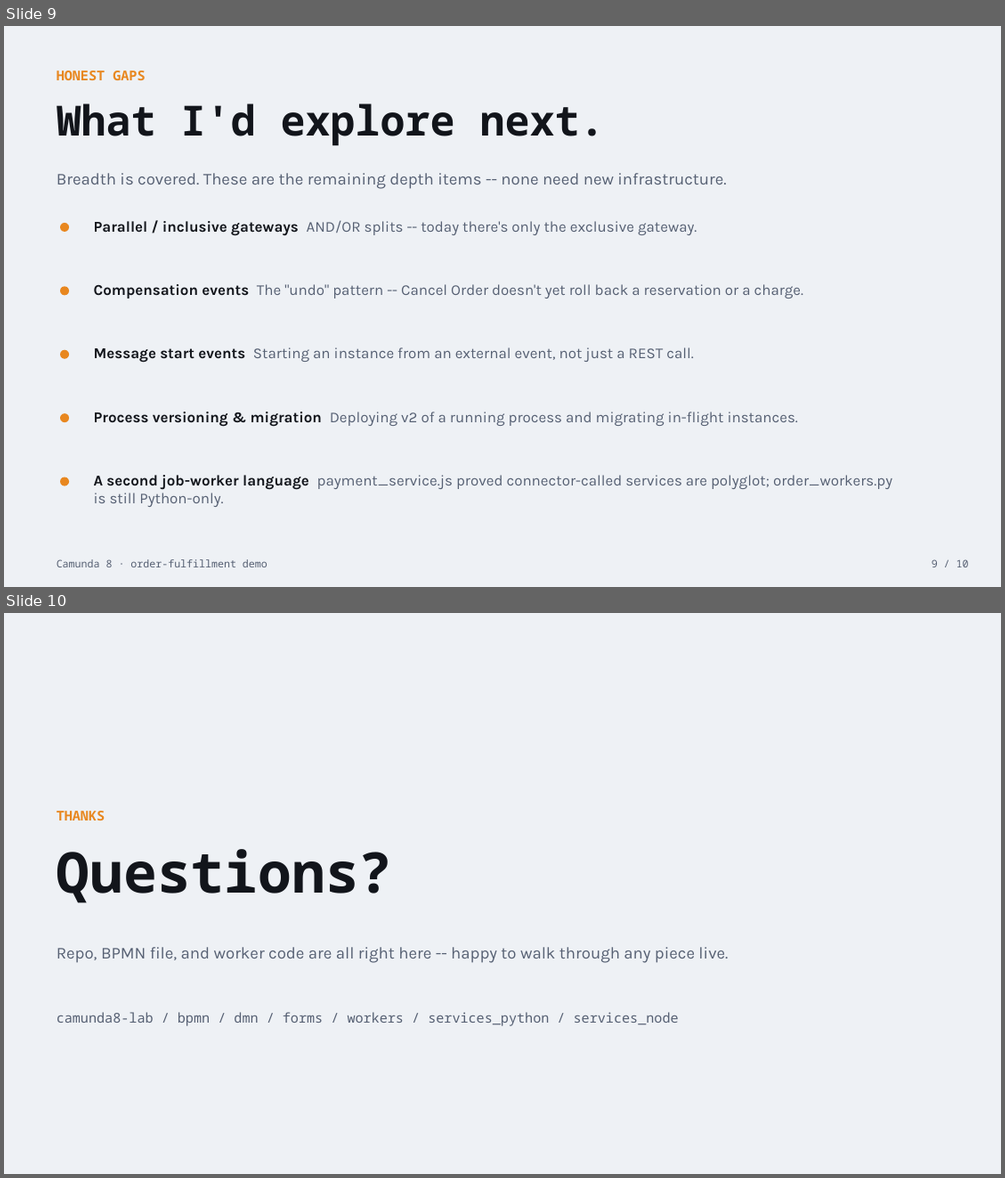
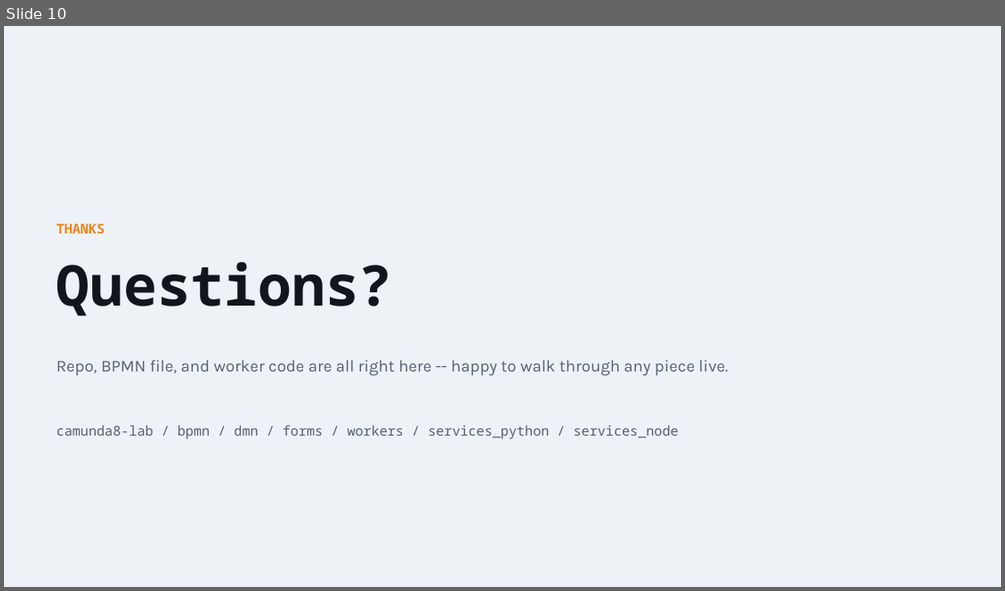
Before and after one commit to sokhai-cambodia/camunda8-lab, a slide deck: slides/camunda8-demo.pptx. Shown one above the other, each under a label of ours: slides 9 and 10 before the commit, slide 10 after it. The pictures are 1005x1178 and 1005x591 pixels, drawn with LibreOffice and Linux fonts; fonts in the diff are those of the drawing. Boxes give left, top, right and bottom in pixels: in the first picture for what was removed or moved away, otherwise in the second. Text is boxed around its words. In the diff, an @@ line names an element or a change of style, - is before the commit and + after.

Commit message:
Deepen slide content: evidence-backed value props, honest production gaps
"Why it matters" bullets were generic platitudes any vendor deck could
make; rewrote each to point at something actually demonstrated in this
session (the forced incident, the DMN table swap, the Node payment
service, the two different failure-handling paths).

Added a new "What this doesn't prove yet" slide to both decks, split into
feature gaps (BPMN patterns not used) and production gaps (auth still
demo/demo, H2 single-node storage, no observability/HA) -- the latter
category didn't exist anywhere in the deck before and is the most
predictable follow-up question this kind of demo gets.

Verified visually in both formats before committing: HTML deck via browser
screenshots, pptx via PowerPoint COM export.

```diff
--- a/slides/camunda8-demo.pptx
+++ b/slides/camunda8-demo.pptx
@@ slide 9 removed at (4,26,1001,587), background #FFFFFF @@
@@ rectangle removed at (4,26,1001,587) @@
@@ text removed at (57,70,145,80) @@
-HONEST GAPS
@@ text removed at (57,103,605,146) @@
-What I'd explore next.
@@ text removed at (57,173,726,189) @@
-Breadth is covered. These are the remaining depth items -- none need new infrastructure.
@@ ellipse removed at (60,223,69,232) @@
@@ text removed at (94,220,696,236) @@
-Parallel / inclusive gateways AND/OR splits -- today there's only the exclusive gateway.
@@ ellipse removed at (60,286,69,295) @@
@@ text removed at (94,284,803,298) @@
-Compensation events The "undo" pattern -- Cancel Order doesn't yet roll back a reservation or a charge.
@@ ellipse removed at (60,350,69,359) @@
@@ text removed at (94,347,694,362) @@
-Message start events Starting an instance from an external event, not just a REST call.
@@ ellipse removed at (60,413,69,422) @@
@@ text removed at (94,411,798,426) @@
-Process versioning & migration Deploying v2 of a running process and migrating in-flight instances.
@@ ellipse removed at (60,477,69,486) @@
@@ text removed at (94,475,892,507) @@
-A second job-worker language payment_service.js proved connector-called services are polyglot; order_workers.py is still Python-only.
@@ text removed at (57,559,267,567) @@
-Camunda 8 · order-fulfillment demo
@@ text removed at (931,559,969,567) @@
-9 / 10
```
Also in this commit, not shown: 1 slide changed, 1 slide added, 2 other files.
